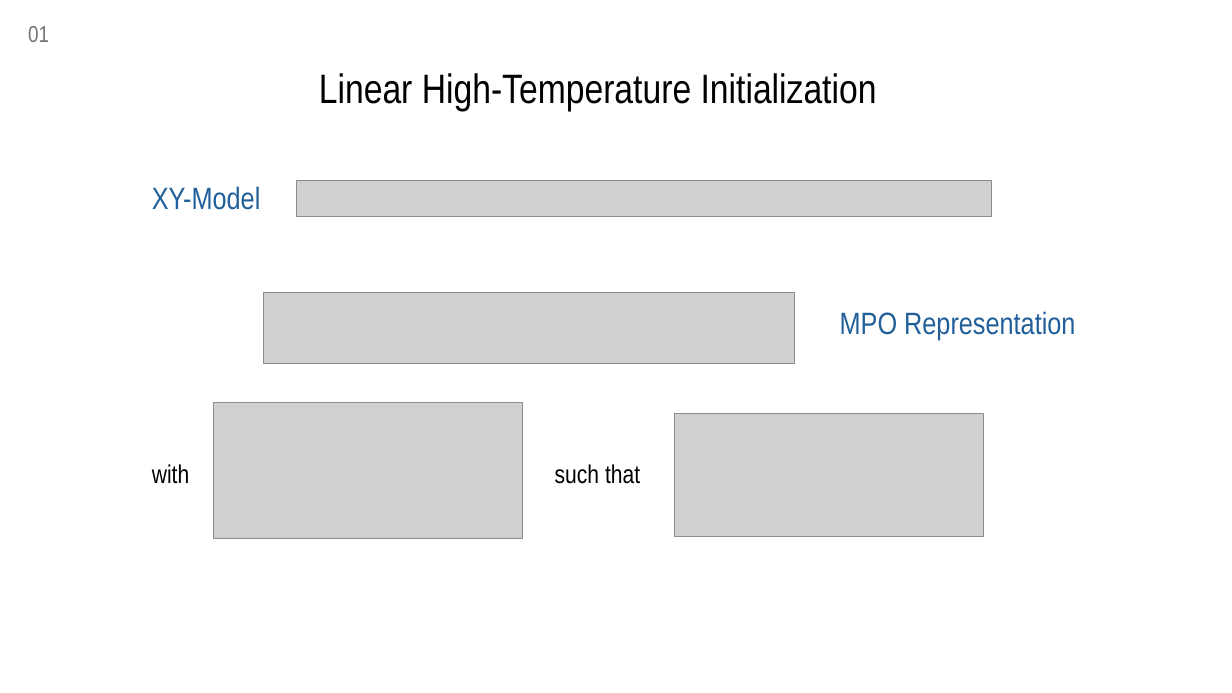
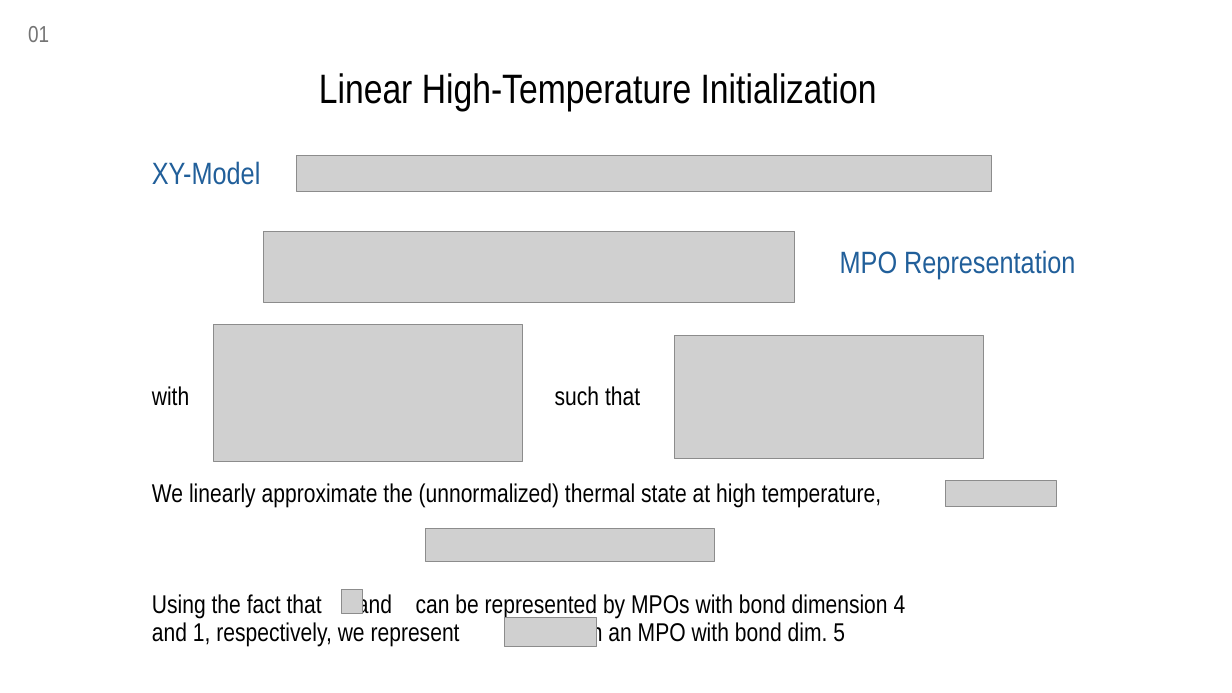
Before and after one commit to MrHighsenberg/XTRG-Algorithm, a slide deck: slide 2 of report/Term_Project_XTRG_Presentation.pptx. Drawn at 1232x693 pixels with LibreOffice and Linux fonts; fonts in the diff are those of the drawing; grey boxes stand for pictures; background and template pictures are left out. Boxes give left, top, right and bottom in pixels: in the first picture for what was removed or moved away, otherwise in the second. Text is boxed around its words. In the diff, an @@ line names an element or a change of style, - is before the commit and + after.

```diff
--- a/report/Term_Project_XTRG_Presentation.pptx
+++ b/report/Term_Project_XTRG_Presentation.pptx
@@ text "XY-Model": place and size @@
-text "XY-Model" at box(152, 186, 261, 210)
+text "XY-Model" at box(152, 161, 261, 185)
@@ picture: place and size @@
-picture at box(297, 180, 992, 215)
+picture at box(297, 156, 992, 191)
@@ picture: place and size @@
-picture at box(263, 292, 795, 363)
+picture at box(263, 231, 795, 302)
@@ text "MPO Representation": place and size @@
-text "MPO Representation" at box(840, 311, 1075, 340)
+text "MPO Representation" at box(840, 250, 1075, 279)
@@ 2 pictures, 2 texts: place and size @@
-2 pictures, 2 texts at box(152, 402, 984, 539)
+2 pictures, 2 texts at box(152, 324, 984, 461)
@@ text added at box(152, 483, 1032, 508), 20 pt, text #000000 @@
+We linearly approximate the (unnormalized) thermal state at high temperature, , as
@@ picture added at box(946, 480, 1056, 506) @@
@@ picture added at box(425, 529, 714, 561) @@
@@ text added at box(152, 592, 906, 647), 20 pt, text #000000 @@
+Using the fact that and can be represented by MPOs with bond dimension 4 and 1, respectively, we represent with an MPO with bond dim. 5
@@ picture added at box(341, 590, 362, 614) @@
@@ picture added at box(505, 617, 597, 646) @@
```
Also in this commit, not shown: 4 slides added, 1 other file.
